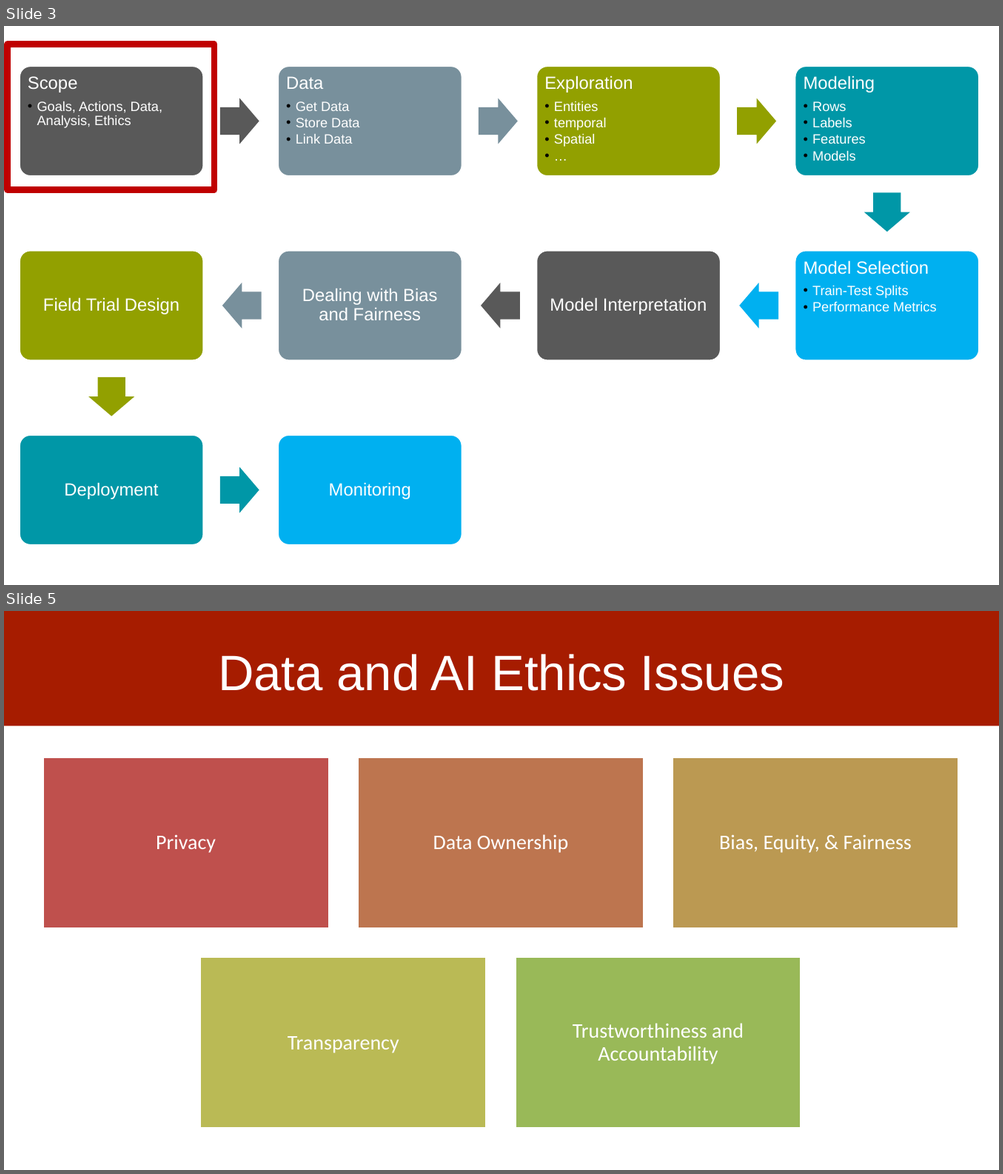
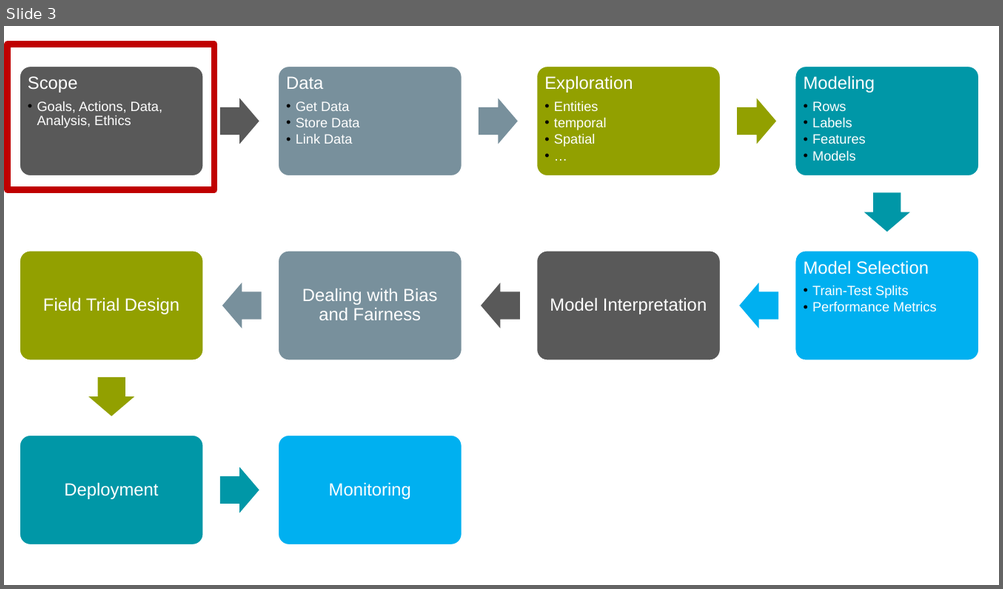
Before and after one commit to dssg/MLinPractice, a slide deck: Lectures/Lecture3-Data.pptx. Shown one above the other, each under a label of ours: slides 3 and 5 before the commit, slide 3 after it; the slides between them are not shown. The pictures are 1003x1174 and 1003x589 pixels, drawn with LibreOffice and Linux fonts; fonts in the diff are those of the drawing. Boxes give left, top, right and bottom in pixels: in the first picture for what was removed or moved away, otherwise in the second. Text is boxed around its words. In the diff, an @@ line names an element or a change of style, - is before the commit and + after.

```diff
--- a/Lectures/Lecture3-Data.pptx
+++ b/Lectures/Lecture3-Data.pptx
@@ slide 5 removed at bbox=[4, 611, 999, 1170], background #FFFFFF @@
@@ rectangle removed at bbox=[4, 611, 999, 726] @@
@@ title removed at bbox=[218, 654, 784, 691] @@
-Data and AI Ethics Issues
@@ group removed at bbox=[42, 758, 959, 1129]: 5 rectangles, 5 texts @@
-Privacy
-Data Ownership
-Bias, Equity, & Fairness
-Transparency
-Trustworthiness and Accountability
```
Also in this commit, not shown: 4 other slides removed.
